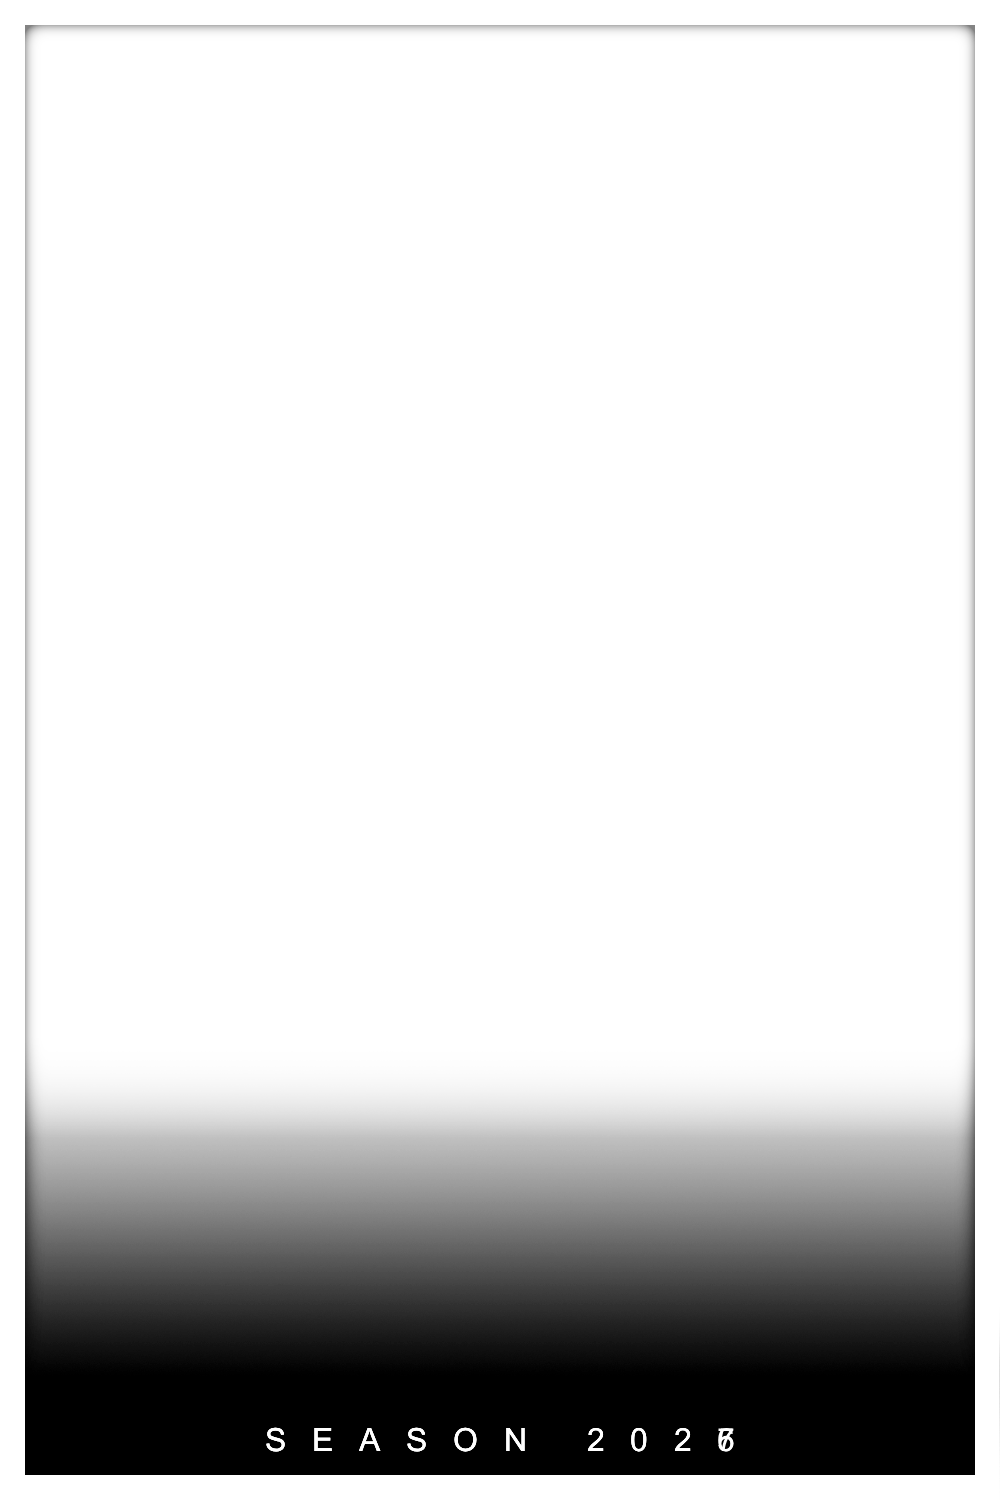
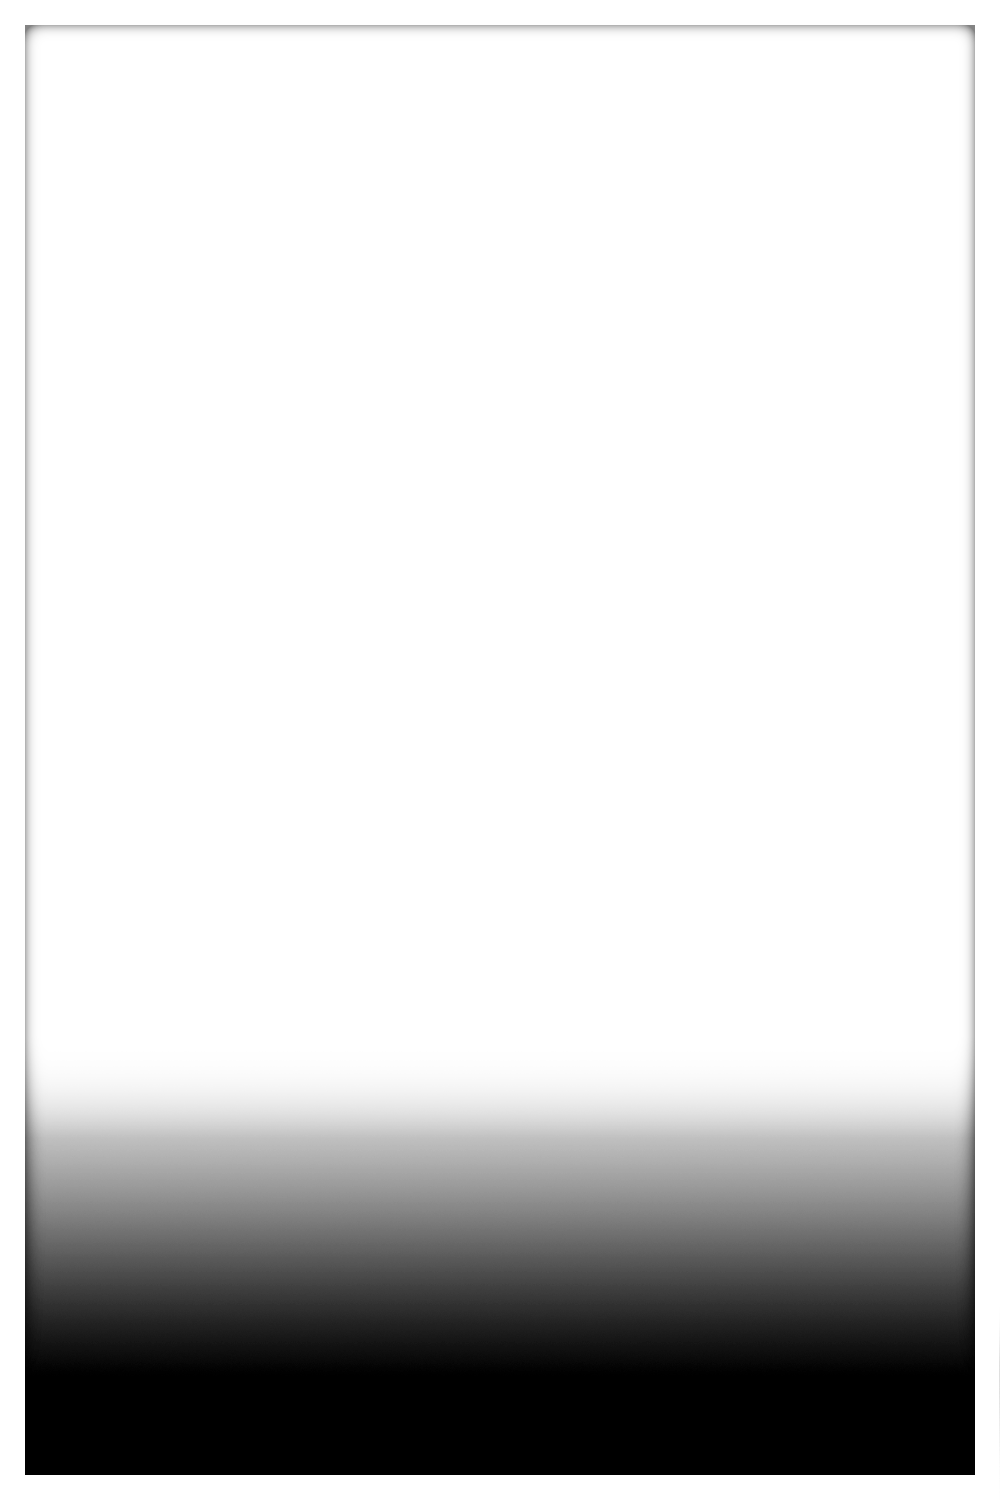
Layered file, before and after one edit (1000x1500). Changes by layer:
hid group "SEASONS" (107 layers) over [266, 1427, 734, 1452]
hid group "SEASON YEARS TEXT" (40 layers) over [266, 1427, 734, 1452]
hid "SEASON 2027" over [266, 1427, 734, 1452]
hid "SEASON 2026" over [266, 1427, 734, 1452]
hid "SEASON 2025" over [266, 1427, 734, 1452]